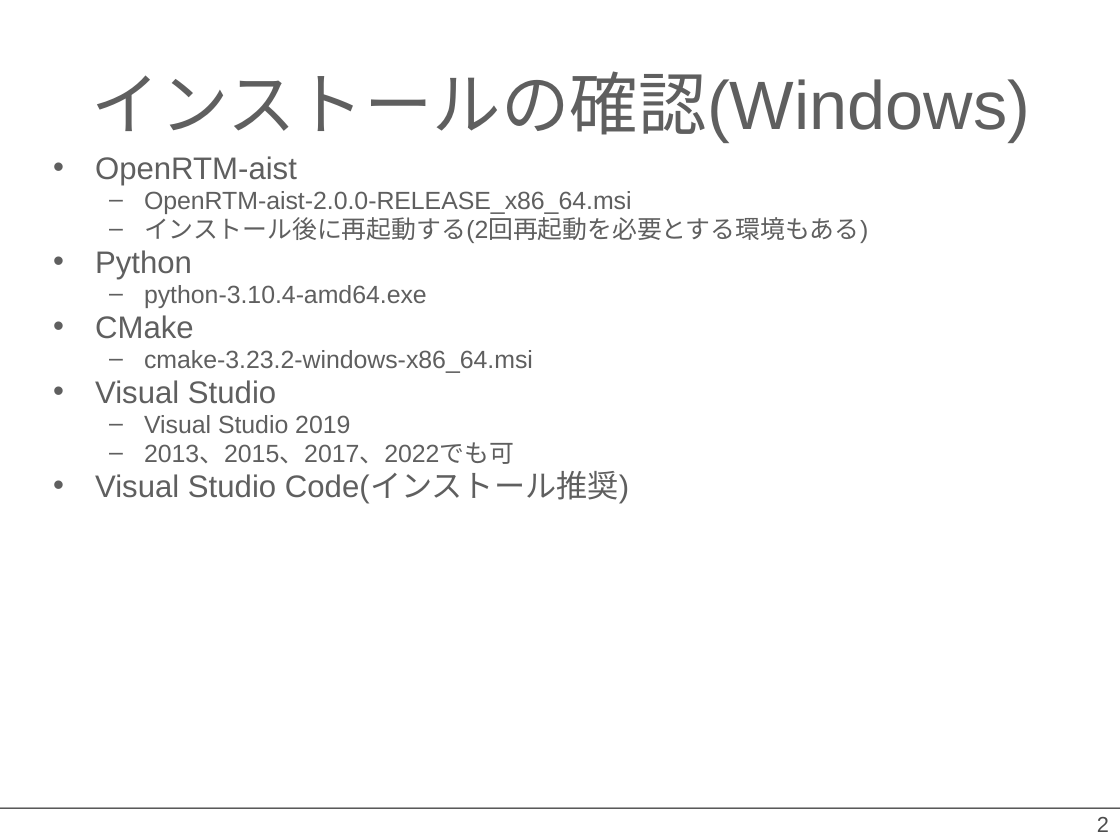
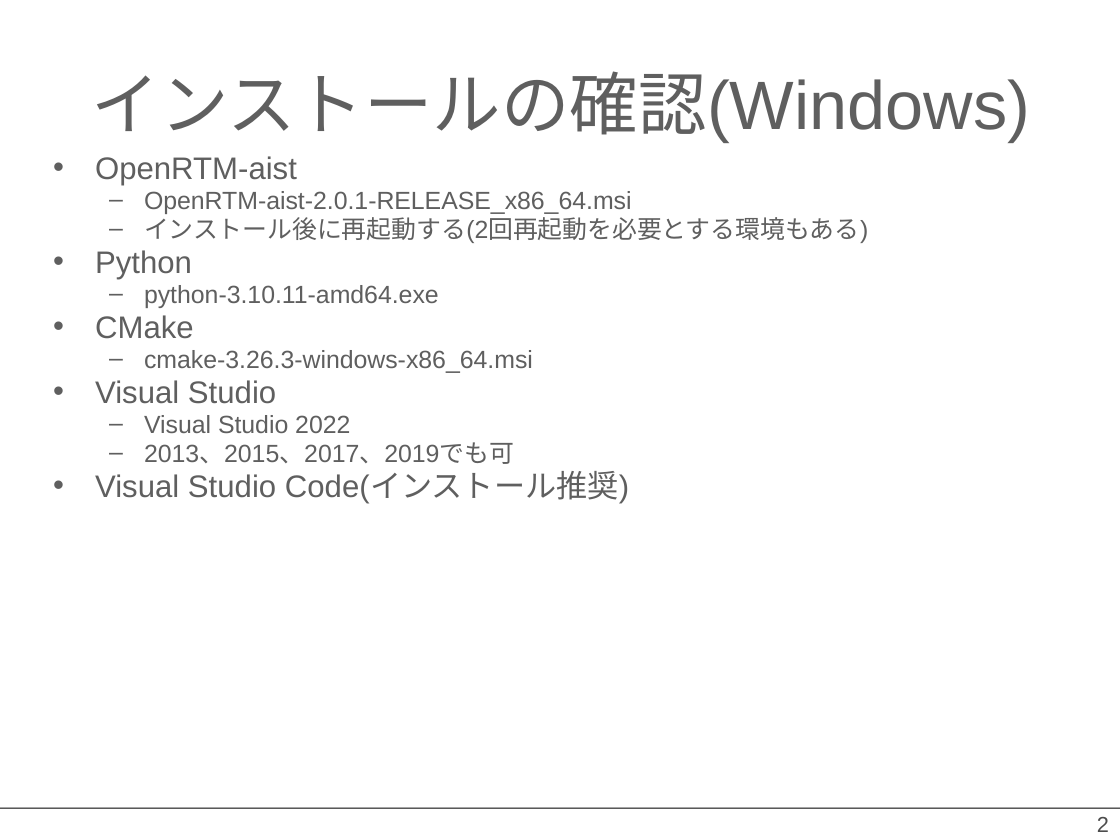
Before and after one commit to OpenRTM/RTM_Tutorial, a slide deck: slide 2 of ppt/インストールの確認.pptx. Drawn at 1120x840 pixels with LibreOffice and Linux fonts; fonts in the diff are those of the drawing; background and template pictures are left out. Boxes give left, top, right and bottom in pixels: in the first picture for what was removed or moved away, otherwise in the second. Text is boxed around its words. In the diff, an @@ line names an element or a change of style, - is before the commit and + after.

```diff
--- a/ppt/インストールの確認.pptx
+++ b/ppt/インストールの確認.pptx
@@ text at (144,191,632,214): text changed @@
-  – OpenRTM-aist-2.0.0-RELEASE_x86_64.msi
+  – OpenRTM-aist-2.0.1-RELEASE_x86_64.msi
@@ text at (144,285,439,308): text changed @@
-  – python-3.10.4-amd64.exe
+  – python-3.10.11-amd64.exe
@@ text at (144,350,533,373): text changed @@
-  – cmake-3.23.2-windows-x86_64.msi
+  – cmake-3.26.3-windows-x86_64.msi
@@ text at (144,415,514,464): text changed @@
-  – Visual Studio 2019
-  – 2013、2015、2017、2022でも可
+  – Visual Studio 2022
+  – 2013、2015、2017、2019でも可
```
Also in this commit, not shown: 3 other slides changed, 1 other file.
